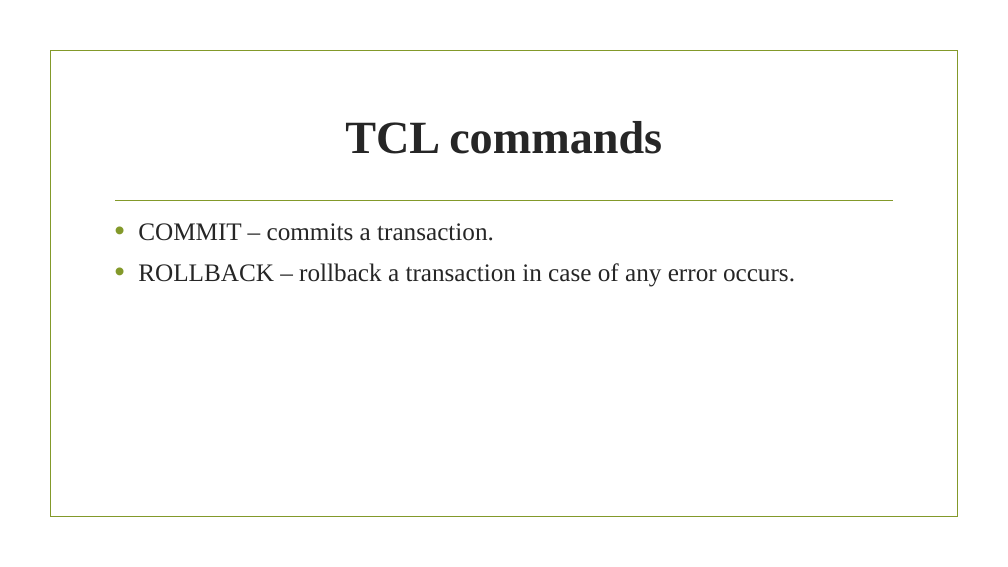
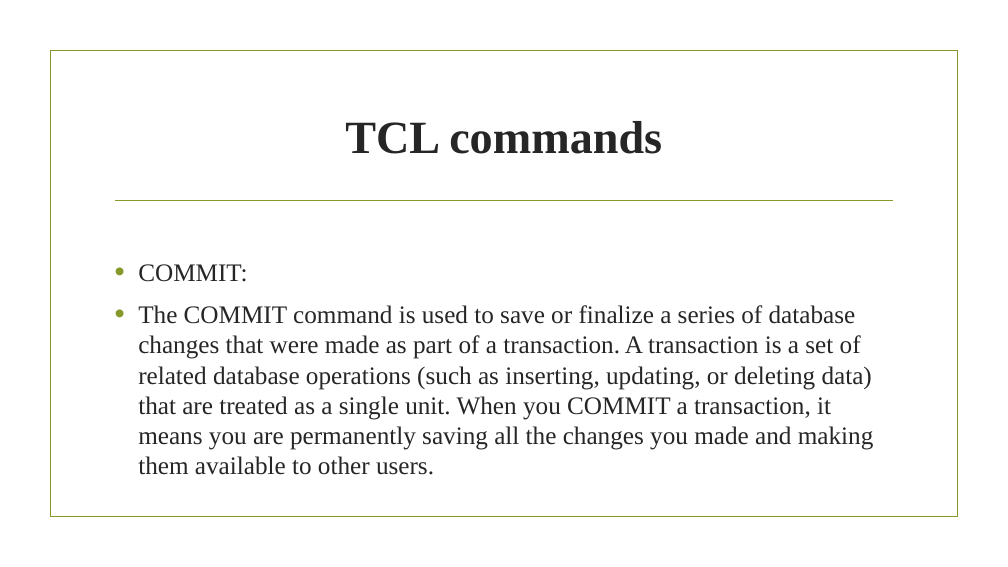
Before and after one commit to AbdifatahYasin1/SQL-database-, a slide deck: slide 11 of SQL COMMANDS.pptx (slide 10 before the commit). Drawn at 1008x567 pixels with LibreOffice and Linux fonts; fonts in the diff are those of the drawing; background and template pictures are left out. Boxes give left, top, right and bottom in pixels: in the first picture for what was removed or moved away, otherwise in the second. Text is boxed around its words. In the diff, an @@ line names an element or a change of style, - is before the commit and + after.

```diff
--- a/SQL COMMANDS.pptx
+++ b/SQL COMMANDS.pptx
@@ text at <box>138,264,874,475</box>: text changed @@
-• COMMIT – commits a transaction.
-• ROLLBACK – rollback a transaction in case of any error occurs.
+• COMMIT:
+• The COMMIT command is used to save or finalize a series of database changes that were made as part of a transaction. A transaction is a set of related database operations (such as inserting, updating, or deleting data) that are treated as a single unit. When you COMMIT a transaction, it means you are permanently saving all the changes you made and making them available to other users.
```
Also in this commit, not shown: 1 other slide changed, 2 slides added, 1 slide removed, 6 other files.
